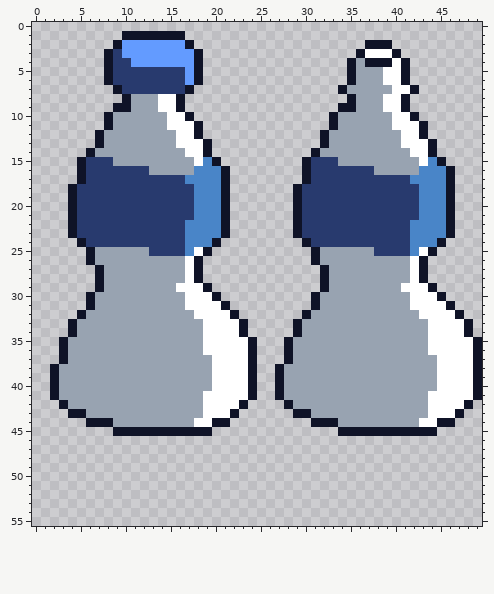
Two states of a pixel-art sprite, ice-cream-roguelite/assets/truck/water_bottle.png. The picture above was drawn from the file before the commit.
The file is 50x56 pixels. Colours within 5 levels of each other are drawn and written as one.
New version:
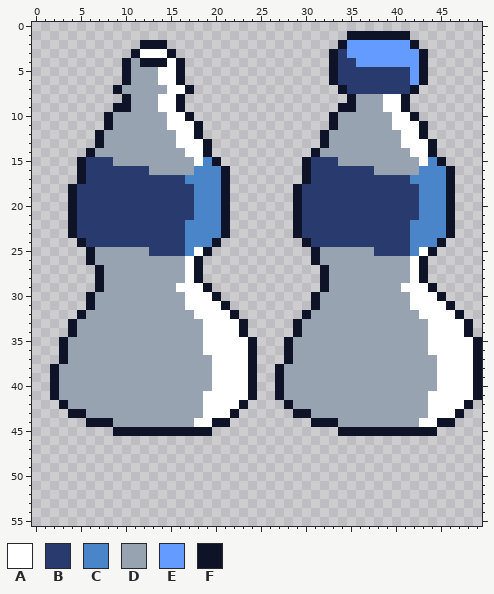
Palette (. is transparent): A #ffffff  B #283a6e  C #4985c8  D #98a3b1  E #639bff  F #0f1327
Diff:
y 1: x 10..16 FFFFFFF -> .......; x 35..41 ....... -> FFFFFFF
y 2: x 9..17 FEEEEEEEF -> ...FFF...; x 34..42 ...FFF... -> FEEEEEEEF
y 3: x 8..18 FBEEEEEEEEF -> ...FAAAF...; x 33..43 ...FAAAF... -> FBEEEEEEEEF
y 4: x 8..18 FBBEEEEEEEF -> ..FDFFFAF..; x 33..43 ..FDFFFAF.. -> FBBEEEEEEEF
y 5..6: x 8..18 FBBBBBBBBEF -> ..FDDDAAF..; x 33..43 ..FDDDAAF.. -> FBBBBBBBBEF
y 7: x 10..16 BBBBBBB -> DDDDDAA; x 35..41 DDDDDAA -> BBBBBBB
